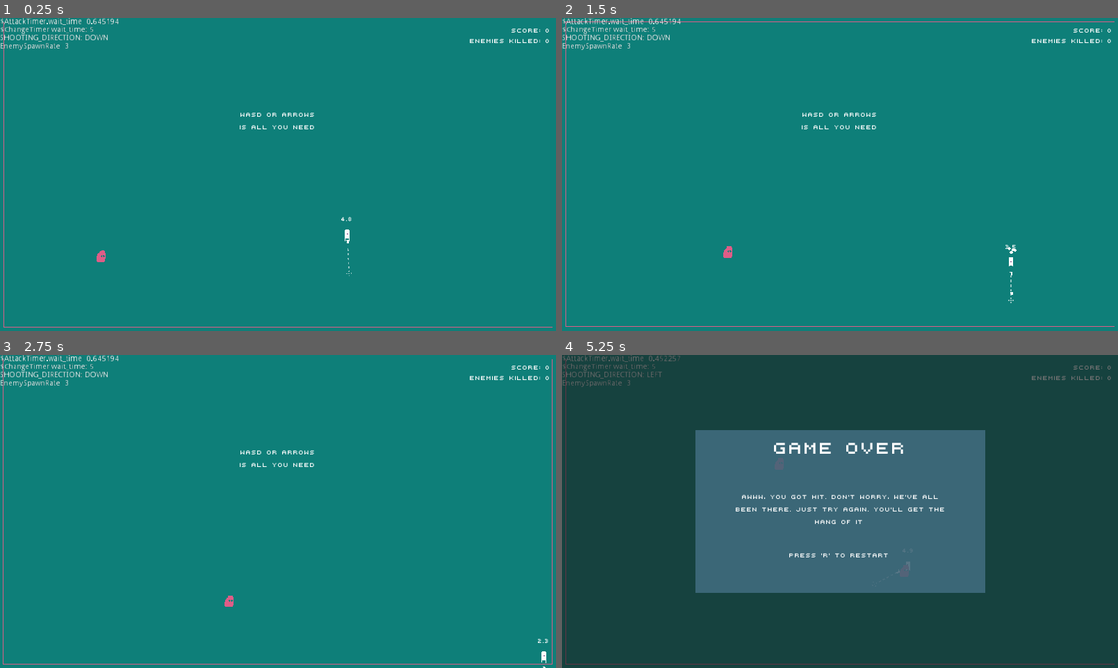
Above: before the commit, frames 1-4 (two rows, left to right).
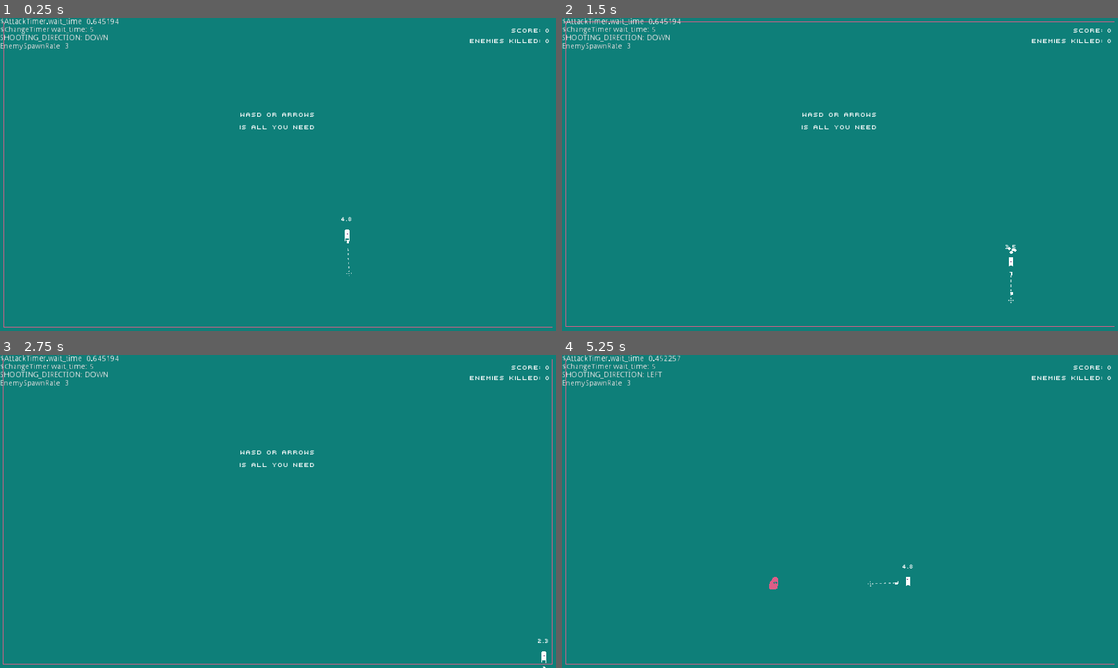
Above: after the commit, the same moments.

Repository: skarnl/gmtk-game-jam
Game: Godot game, scene res://screens/game/game.tscn
Same seed, same stepped clock (60 frames per second), same inputs: the game is played once before the commit and once after it. This scene is started directly instead of the project's main scene. Sound files missing from this copy of the repository are replaced by a short silence.
Inputs (mouse positions are in pixels of both pictures, inside the frame that each line leads up to):
- Up to frame 1 (0.25 s): no input
- Up to frame 2 (1.5 s): tap Enter at 0.5 s; move the mouse to (962, 158) at 0.52 s; hold Right (ui_right) 0.53-1.28 s; click (962, 158) at 0.67 s; move the mouse to (728, 190) at 1.27 s; hold Down (ui_down) from 1.28 s (still down)
- Up to frame 3 (2.75 s): move the mouse to (333, 442) at 2.02 s; release Down (ui_down) at 2.03 s; hold Right (ui_right) from 2.03 s (still down)
- Up to frame 4 (5.25 s): move the mouse to (812, 574) at 2.77 s; release Right (ui_right) at 2.78 s; hold Up (ui_up) 2.78-3.53 s; click (812, 574) at 2.92 s; move the mouse to (1006, 558) at 3.52 s; hold Left (ui_left) 3.53-5.03 s; move the mouse to (673, 464) at 4.27 s; move the mouse to (867, 511) at 5.02 s; hold Down (ui_down) from 5.03 s (still down); click (867, 511) at 5.17 s

The runs differ from the first frame. In frame 1, less than 0.1% of the frame differs, in the area x 17-19%, y 74-78%; in frame 2, less than 0.1%; in frame 3, less than 0.1%; in frame 4, 100%, in the area x 0-100%, y 0-100%.

Commit message:
Add more easing when game starts

Diff:
--- a/entities/player.gd
+++ b/entities/player.gd
@@ -3,6 +3,7 @@
 signal debug
 signal change_time_changed
 signal shooting
+signal moved
 
 # TODO expose this when paused
 const ACCELERATION = 1000
@@ -84,6 +85,8 @@
 		$AnimationPlayer.play('walk')
 		velocity = input_vector * MAX_SPEED
 
+		emit_signal('moved')
+
 	else:
 		$AnimationPlayer.play('idle')
 		velocity = Vector2.ZERO
@@ -134,7 +137,7 @@
 
 
 func reset():
-	position = Vector2(640, 400)
+	position = Vector2(520, 300)
 	changing = false
 	_set_random_shooting_direction()
 	_set_random_attack_time()
--- a/gui/explanation.gd
+++ b/gui/explanation.gd
@@ -10,7 +10,11 @@
 func show():
 	.show()
 	$AnimationPlayer.play('_setup')
+
+
+func start_hide_timeout():
 	$Timer.start()
+
 
 func _on_Timer_timeout():
 	$AnimationPlayer.play('fade')
--- a/screens/game/game.gd
+++ b/screens/game/game.gd
@@ -34,8 +34,9 @@
 	enemy_timer.connect('timeout', self, '_on_EnemyTimer_timeout')
 
 	player.connect('change_time_changed', self, '_on_Player_change_time_changed')
+	player.connect('shooting', self, '_on_Player_shooting')
+	player.connect('moved', self, '_on_Player_moved')
 	player.connect('debug', self, '_on_Player_debug')
-	player.connect('shooting', self, '_on_Player_shooting')
 
 	$'../HUD/GameOver'.hide()
 
@@ -43,13 +44,21 @@
 
 	$'../explanation'.show()
 
-	spawn_enemy()
 
 func _on_Player_debug(text):
 	text += 'EnemySpawnRate: %s' % enemy_timer.wait_time
 	$'../HUD/Debug'.set_text(text)
 
 func _on_EnemyTimer_timeout():
+	spawn_enemy()
+
+func _on_Player_moved():
+	player.disconnect('moved', self, '_on_Player_moved')
+
+	$'../explanation'.start_hide_timeout()
+
+	yield(get_tree().create_timer(2.3), 'timeout')
+
 	spawn_enemy()
 
 
@@ -82,6 +91,9 @@
 	_update_score(enemy.points_when_killed)
 	_increase_difficulty()
 
+	if _enemies_killed == 1:
+		enemy_timer.start()
+
 	yield(get_tree().create_timer(1.2), 'timeout')
 	spawn_enemy()
 
@@ -109,6 +121,7 @@
 	player.reset()
 	_hide_game_over()
 	$'../explanation'.reset()
+	player.connect('moved', self, '_on_Player_moved')
 
 	var allSpawnedEntities = get_tree().get_nodes_in_group('spawned')
 	for entity in allSpawnedEntities:
@@ -122,10 +135,6 @@
 	yield(get_tree(), 'idle_frame')
 
 	enemy_timer.wait_time = DEFAULT_ENEMY_SPAWN_TIME
-	enemy_timer.start()
-
-	yield(get_tree().create_timer(1), 'timeout')
-	spawn_enemy()
 
 
 func _set_paused(pause):
--- a/screens/game/game.tscn
+++ b/screens/game/game.tscn
@@ -87,7 +87,6 @@
 [node name="EnemyTimer" type="Timer" parent="."]
 pause_mode = 1
 wait_time = 3.0
-autostart = true
 
 [node name="PowerupSpawner" type="Node2D" parent="."]
 
